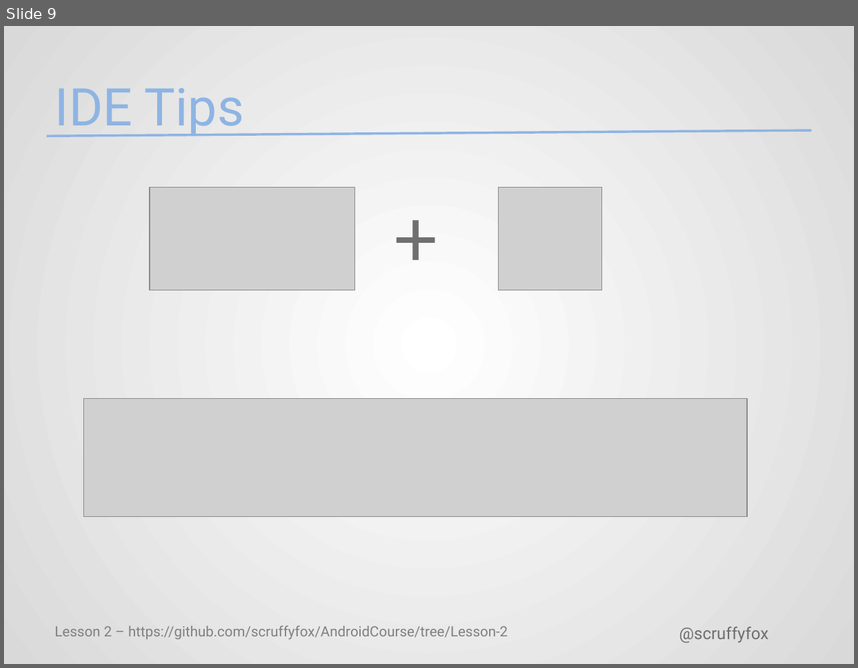
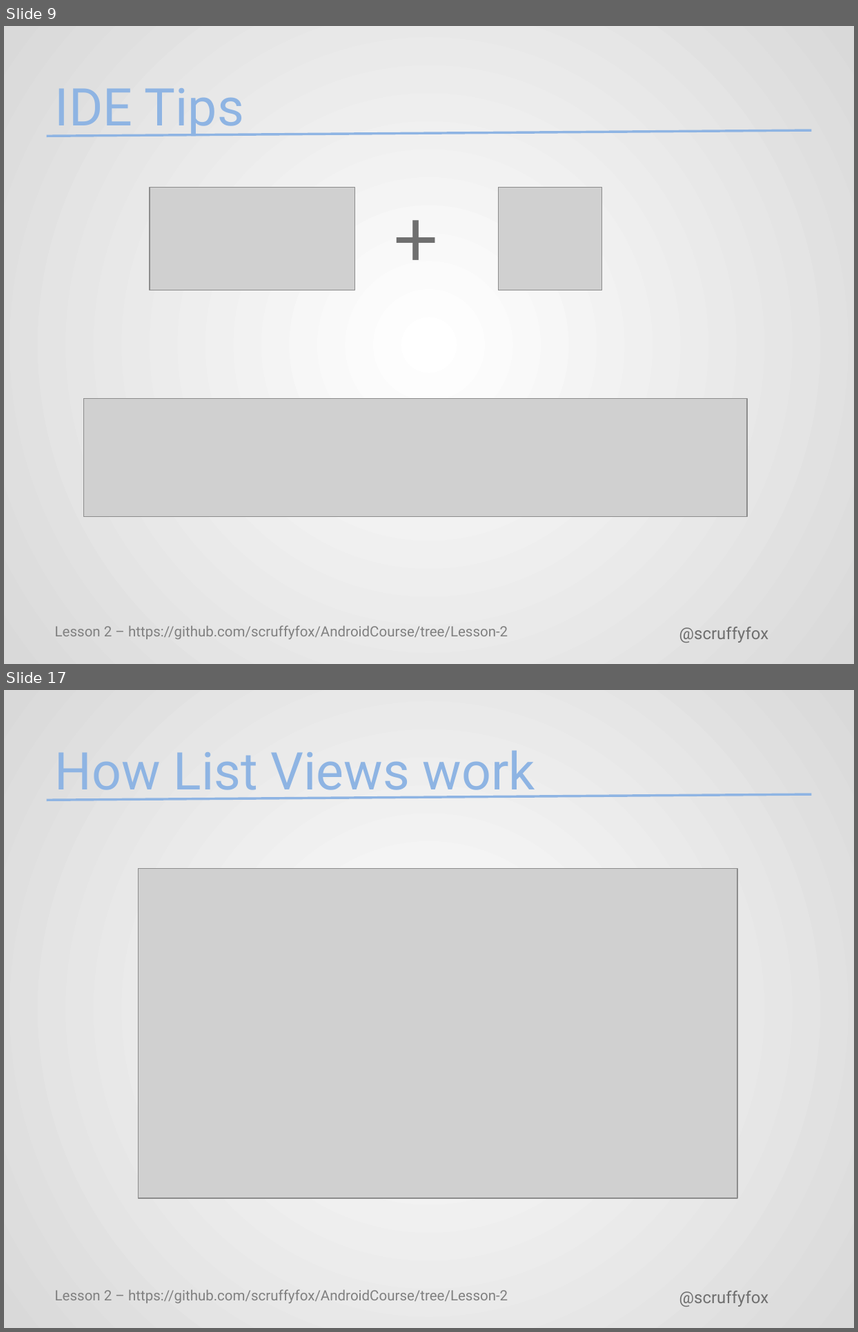
Before and after one commit to scruffyfox/AndroidCourse, a slide deck: pptx/Lesson2.pptx. Shown one above the other, each under a label of ours: slide 9 before the commit, slides 9 and 17 after it; the slides between them are not shown. The pictures are 858x668 and 858x1332 pixels, drawn with LibreOffice and Linux fonts; fonts in the diff are those of the drawing; grey boxes stand for pictures; background and template pictures are left out. Boxes give left, top, right and bottom in pixels: in the first picture for what was removed or moved away, otherwise in the second. Text is boxed around its words. In the diff, an @@ line names an element or a change of style, - is before the commit and + after.

```diff
--- a/pptx/Lesson2.pptx
+++ b/pptx/Lesson2.pptx
@@ slide 17 added at (4,690,854,1328), background gradient #FFFFFF to #D9D9D9; not listed: 3 template elements that a slide beside it also shows @@
@@ title added at (55,750,535,801), 44 pt, text #8EB4E3 @@
+How List Views work
@@ picture added at (139,869,737,1199) @@
```
Also in this commit, not shown: 8 other slides added, 1 slide removed.
